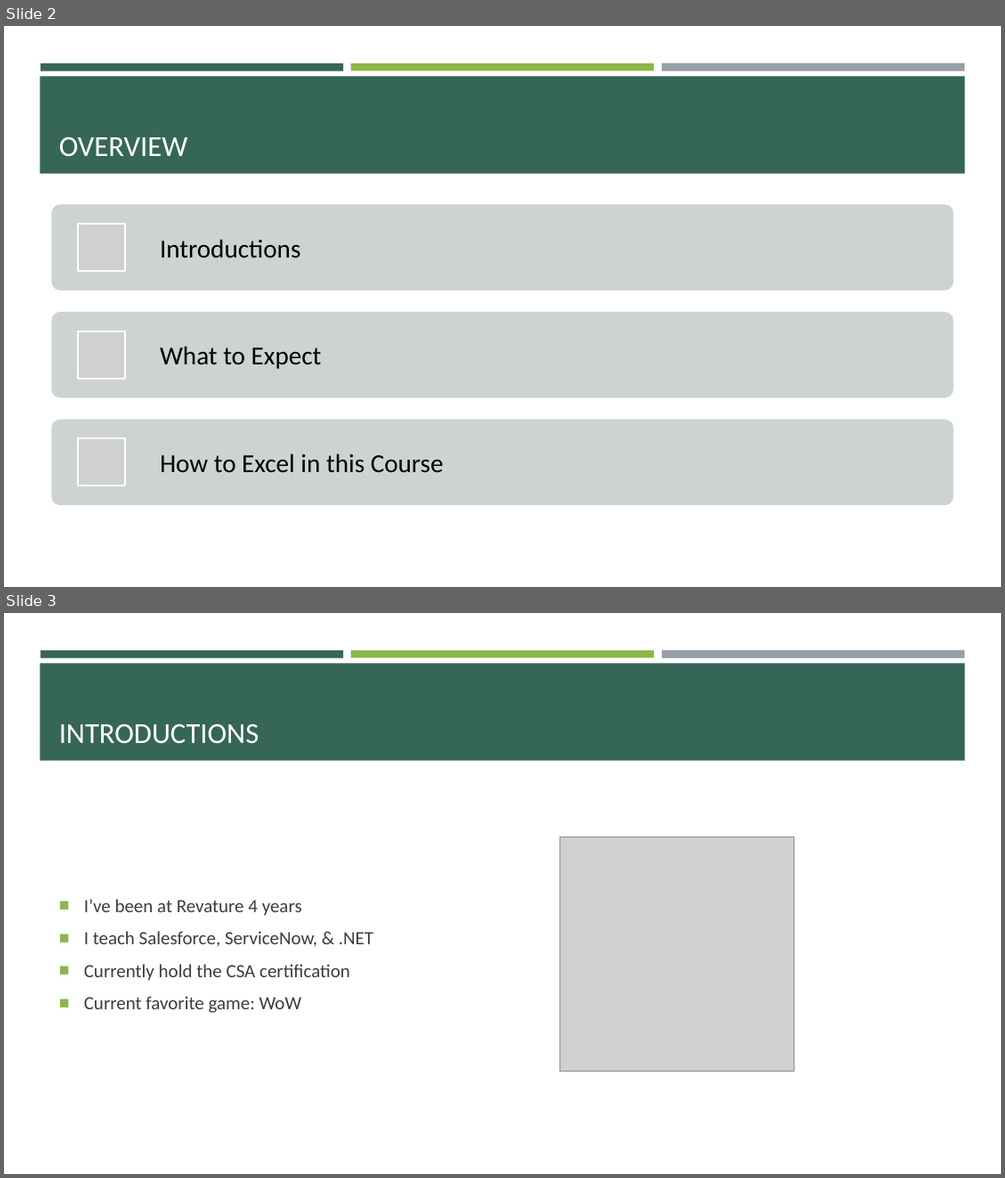
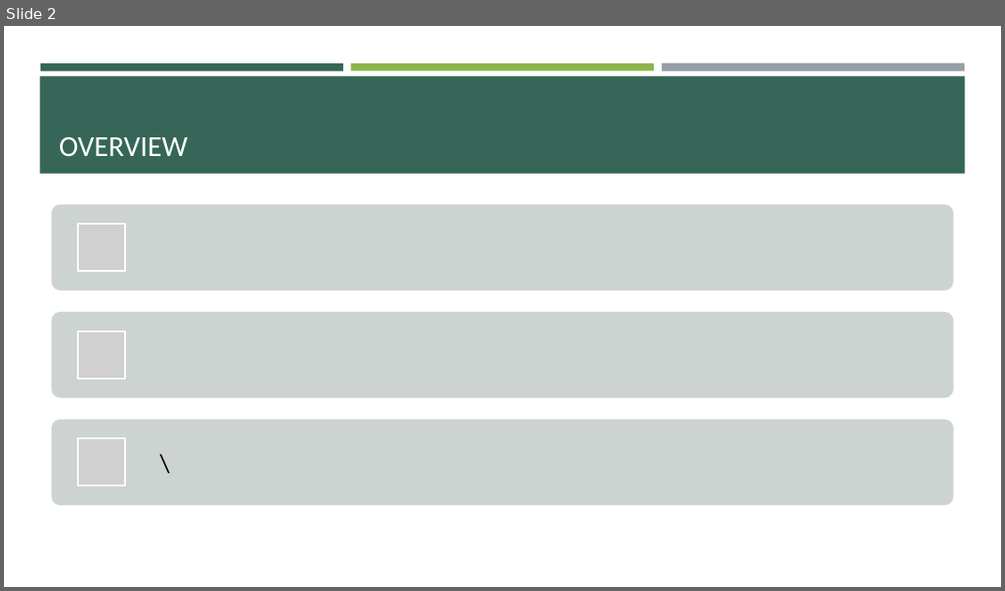
Before and after one commit to e-m-wilson/data_engineering, a slide deck: spark/Syllabus.pptx. Shown one above the other, each under a label of ours: slides 2 and 3 before the commit, slide 2 after it. The pictures are 1005x1178 and 1005x591 pixels, drawn with LibreOffice and Linux fonts; fonts in the diff are those of the drawing; grey boxes stand for pictures. Boxes give left, top, right and bottom in pixels: in the first picture for what was removed or moved away, otherwise in the second. Text is boxed around its words. In the diff, an @@ line names an element or a change of style, - is before the commit and + after.

```diff
--- a/spark/Syllabus.pptx
+++ b/spark/Syllabus.pptx
@@ slide 3 removed at <box>4,613,1001,1174</box>, background #FFFFFF; not listed: 4 template elements that a slide beside it also shows @@
@@ title removed at <box>59,724,259,744</box> @@
-INTRODUCTIONS
@@ picture removed at <box>560,836,793,1070</box> @@
@@ text removed at <box>84,899,373,1013</box> @@
-■ I’ve been at Revature 4 years
-■ I teach Salesforce, ServiceNow, & .NET
-■ Currently hold the CSA certification
-■ Current favorite game: WoW
@@ slide 2 changed as well @@
@@ text removed at <box>160,239,300,258</box> @@
-Introductions
@@ text removed at <box>160,346,322,369</box> @@
-What to Expect
@@ text added at <box>151,419,953,506</box>, 25 pt, text #000000 @@
+\
@@ text removed at <box>160,453,444,473</box> @@
-How to Excel in this Course
```
Also in this commit, not shown: 2 other slides changed, 3 slides added, 2 other slides removed, 8 other files.
